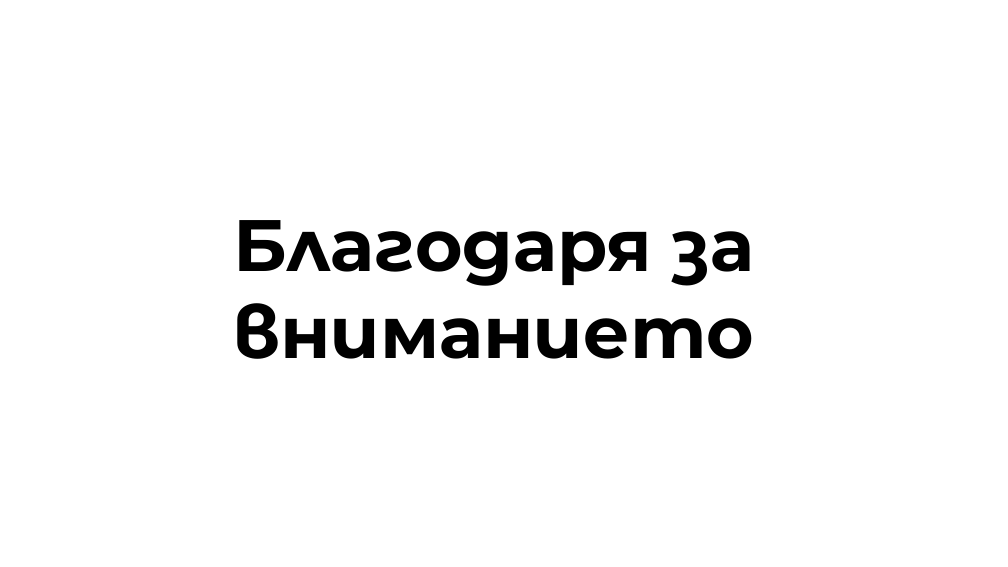
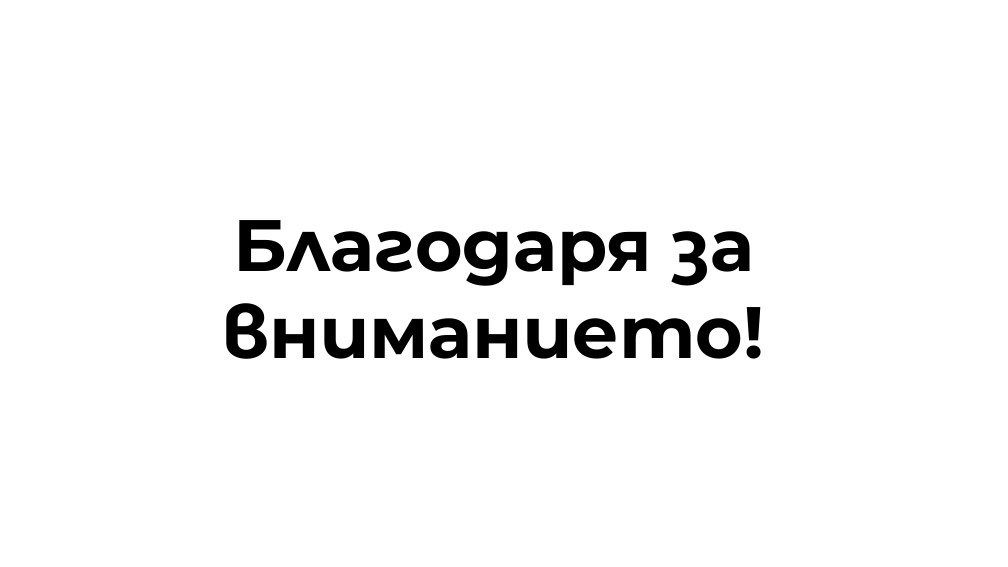
Before and after one commit to KKDinev20/Zira-2.0, a slide deck: slide 8 of documents/Zira - Presentation.pptx. Drawn at 1008x567 pixels with LibreOffice and Linux fonts; fonts in the diff are those of the drawing. Boxes give left, top, right and bottom in pixels: in the first picture for what was removed or moved away, otherwise in the second. Text is boxed around its words. In the diff, an @@ line names an element or a change of style, - is before the commit and + after.

```diff
--- a/documents/Zira - Presentation.pptx
+++ b/documents/Zira - Presentation.pptx
@@ title at bbox=[223, 220, 764, 359]: text changed @@
-Благодаря за вниманието
+Благодаря за вниманието!
```
Also in this commit, not shown: 4 other slides changed, 1 other file.
